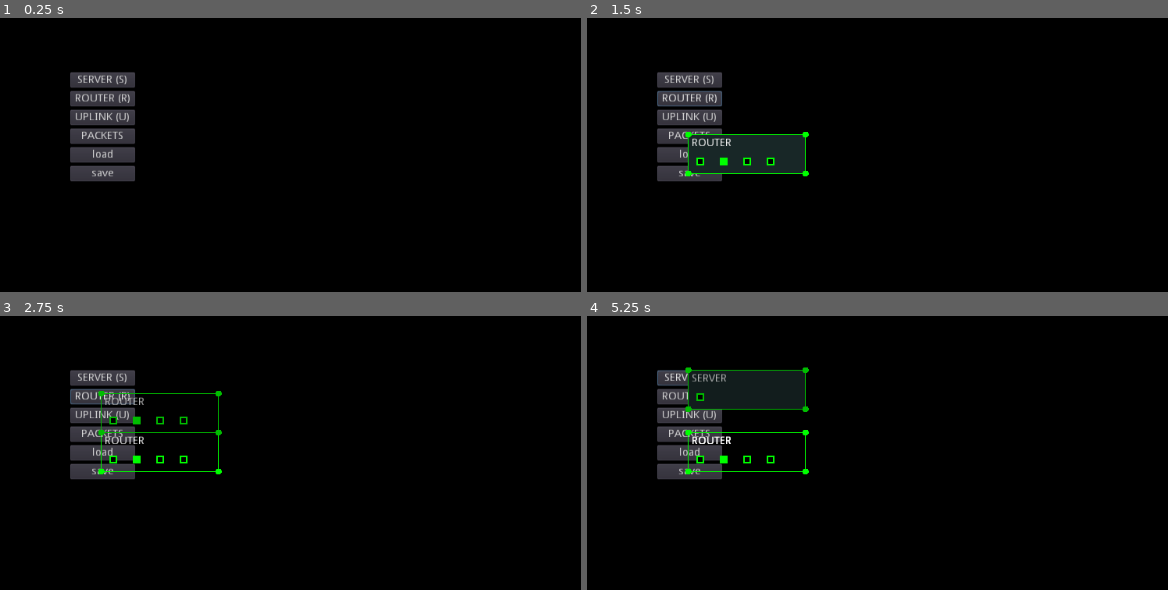
Above: before the commit, frames 1-4 (two rows, left to right).
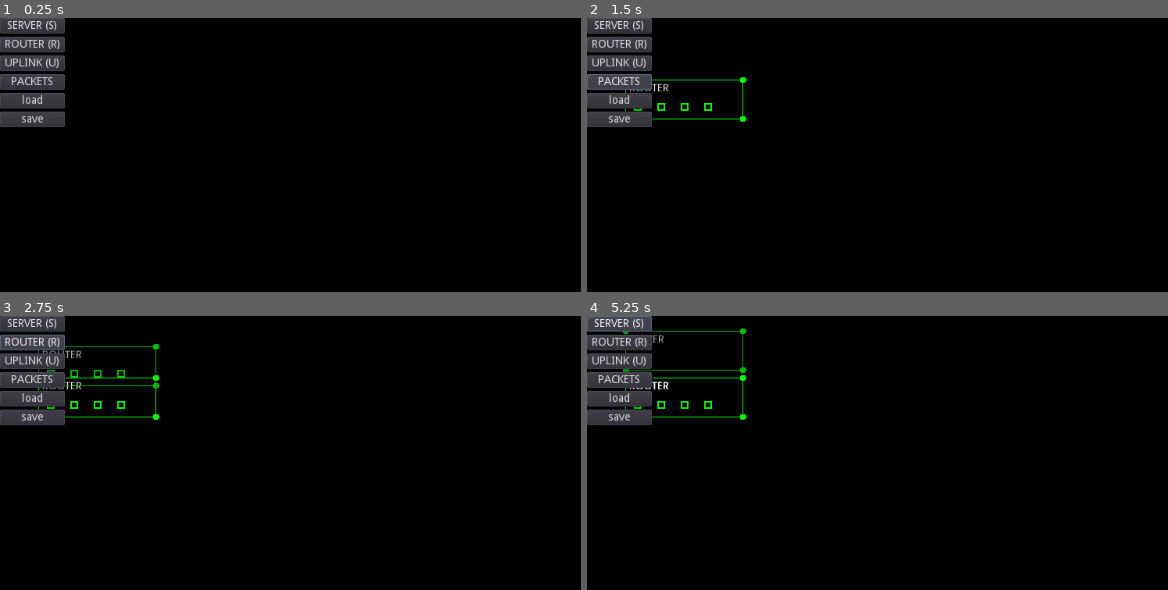
Above: after the commit, the same moments.

Repository: vinzBad/dcsim
Game: Godot game, scene res://scenes/main.tscn
The game is run twice, just before and just after one commit, with the same random seed, the same clock (stepped at 60 frames per second) and the same inputs.
Inputs:
- Up to frame 1 (0.25 s): no input
- Up to frame 2 (1.5 s): click "ROUTER (R)" at 0.5 s; click "PACKETS" at 1.25 s
- Up to frame 3 (2.75 s): click "ROUTER (R)" at 2 s
- Up to frame 4 (5.25 s): click "PACKETS" at 2.75 s; click "ROUTER (R)" at 3.5 s; click "PACKETS" at 4.25 s; click "SERVER (S)" at 5 s

The runs differ from the first frame. In frame 1, 7.7% of the frame differs, in the area x 0-24%, y 0-60%; in frame 2, 10%; in frame 3, 8.8%; in frame 4, 11%, in the area x 0-39%, y 0-60%.

Commit message:
fixed position gui

Diff:
--- a/nodes/devices/uplink/uplink.tscn
+++ b/nodes/devices/uplink/uplink.tscn
@@ -8,10 +8,10 @@
 device_type = "UPLINK"
 
 [node name="control" parent="." index="0"]
-margin_right = 50.0
+margin_bottom = 30.0
 
 [node name="label" parent="control" index="0"]
 text = "INTERNET"
 
 [node name="port" parent="ports" index="0" instance=ExtResource( 2 )]
-position = Vector2( 25, 35 )
+position = Vector2( 125, 15 )
--- a/project.godot
+++ b/project.godot
@@ -41,6 +41,11 @@
 "events": [ Object(InputEventKey,"resource_local_to_scene":false,"resource_name":"","device":0,"alt":false,"shift":false,"control":false,"meta":false,"command":false,"pressed":false,"scancode":82,"unicode":0,"echo":false,"script":null)
  ]
 }
+add_uplink={
+"deadzone": 0.5,
+"events": [ Object(InputEventKey,"resource_local_to_scene":false,"resource_name":"","device":0,"alt":false,"shift":false,"control":false,"meta":false,"command":false,"pressed":false,"scancode":85,"unicode":0,"echo":false,"script":null)
+ ]
+}
 
 [node]
 
--- a/scenes/main.gd
+++ b/scenes/main.gd
@@ -11,6 +11,7 @@
 var left_pressed = false
 
 onready var world = $world
+onready var camera = $camera
 
 # Called when the node enters the scene tree for the first time.
 func _ready():
@@ -71,8 +72,8 @@
 
 	if event is InputEventMouseMotion and left_pressed:
 		if not active_device and not active_connection:
-			$camera.move_local_x(event.relative.x)
-			$camera.move_local_y(event.relative.y)
+			camera.move_local_x(event.relative.x)
+			camera.move_local_y(event.relative.y)
 #			update()
 
 	# when setting device stop input from propagating
--- a/scenes/main.tscn
+++ b/scenes/main.tscn
@@ -15,6 +15,12 @@
 [sub_resource type="ShortCut" id=4]
 shortcut = SubResource( 3 )
 
+[sub_resource type="InputEventAction" id=5]
+action = "add_uplink"
+
+[sub_resource type="ShortCut" id=6]
+shortcut = SubResource( 5 )
+
 [node name="main" type="Node2D"]
 script = ExtResource( 1 )
 
@@ -24,13 +30,14 @@
 drag_margin_h_enabled = false
 drag_margin_v_enabled = false
 
-[node name="gui" type="Control" parent="."]
-margin_right = 40.0
-margin_bottom = 40.0
+[node name="world" type="Node2D" parent="."]
+script = ExtResource( 2 )
+
+[node name="gui" type="CanvasLayer" parent="."]
 
 [node name="vbox" type="VBoxContainer" parent="gui"]
-margin_right = 40.0
-margin_bottom = 40.0
+margin_right = 83.0
+margin_bottom = 140.0
 
 [node name="create_server" type="Button" parent="gui/vbox"]
 margin_right = 83.0
@@ -49,7 +56,7 @@
 margin_top = 48.0
 margin_right = 83.0
 margin_bottom = 68.0
-shortcut = SubResource( 4 )
+shortcut = SubResource( 6 )
 text = "UPLINK (U)"
 
 [node name="create_packet" type="Button" parent="gui/vbox"]
@@ -71,9 +78,6 @@
 margin_bottom = 140.0
 text = "save"
 
-[node name="world" type="Node2D" parent="."]
-script = ExtResource( 2 )
-
 [node name="packet_timer" type="Timer" parent="."]
 wait_time = 0.25
 autostart = true
Not shown: 1 places in scenes/main.tscn that only renumber resources
